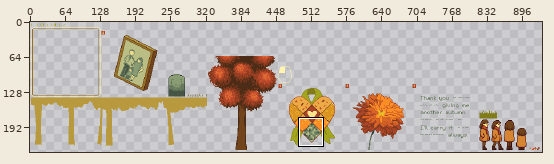
Sprite sheet -- assets/comfyjam1025.png. The first picture is a wide view before the edit; the outline marks the close-up.
Close-up. The starting point:
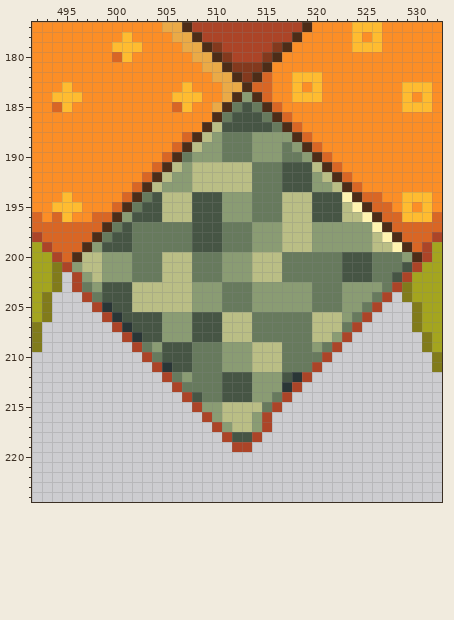
The file is 1024x256 pixels. Shown: x 492..532, y 177..224. The wide view leaves out empty margins. The commit also changed other parts of the picture, which this record leaves out.
And afterwards:
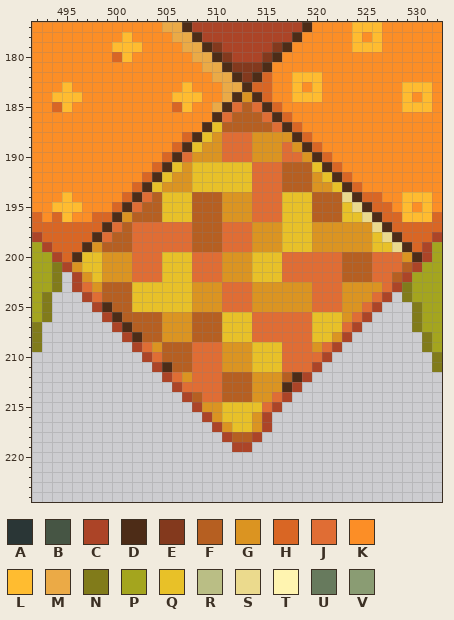
Palette (. is transparent): A #2a3636  B #465544  C #ac4427  D #4d2c17  E #83391d  F #b65f21  G #db9421  H #d96624  J #e06d34  K #fc8e26  L #ffbc30  M #ebaa46  N #817b1a  P #a4a51e  Q #e8c128  R #babe85  S #ebda8d  T #fff4b0  U #677a5d  V #8a9c73
Difference:
y 184: x 513 V -> G
y 185: x 512..514 UBU -> JFJ
y 186: x 511..515 UBBBU -> JFFFJ
y 187: x 510..516 RBBBBBU -> QFFFFFJ
y 188: x 509..517 RVUUUVVVV -> QGJJJGGGG
y 189: x 508..518 RVVUUUVVVUV -> QGGJJJGGGJG
y 190: x 507..519 UVVVUUUVVVUUV -> JGGGJJJGGGJJG
y 191: x 506..520 RVRRRRRRUUUBBBR -> QGQQQQQQJJJFFFQ
y 192: x 505..521 RVVRRRRRRUUUBBBVR -> QGGQQQQQQJJJFFFGQ
y 193: x 504..522 RVVVRRRRRRUUUBBBVVR -> QGGGQQQQQQJJJFFFGGQ
y 194: x 503..523 UBRRRBBBVVVUUURRRBBBT -> JFQQQFFFGGGJJJQQQFFFS
y 195: x 502..524 UBBRRRBBBVVVUUURRRBBBRT -> JFFQQQFFFGGGJJJQQQFFFQS
y 196: x 501..525 VBBBRRRBBBVVVUUURRRBBBRRT -> GFFFQQQFFFGGGJJJQQQFFFQQS
y 197: x 500..526 UBUUUUUUBBBUUUVVVRRRVVVVVVT -> JFJJJJJJFFFJJJGGGQQQGGGGGGS
y 198: x 499..527 UBBUUUUUUBBBUUUVVVRRRVVVVVVRT -> JFFJJJJJJFFFJJJGGGQQQGGGGGGQS
y 199: x 498..528 VBBBUUUUUUBBBUUUVVVRRRVVVVVVRRT -> GFFFJJJJJJFFFJJJGGGQQQGGGGGGQQS
y 200: x 497..529 RRVVVUUURRRUUUVVVRRRUUUUUUBBBUUUV -> QQGGGJJJQQQJJJGGGQQQJJJJJJFFFJJJG
y 201: x 496..529 VRRVVVUUURRRUUUVVVRRRUUUUUUBBBUUUB -> GQQGGGJJJQQQJJJGGGQQQJJJJJJFFFJJJF
y 202: x 497..528 VRVVVUUURRRUUUVVVRRRUUUUUUBBBUUB -> GQGGGJJJQQQJJJGGGQQQJJJJJJFFFJJF
y 203: x 497..527 UVBBBRRRRRRVVVUUUVVVVVVUUUVVVVU -> JGFFFQQQQQQGGGJJJGGGGGGJJJGGGGJ
y 204: x 498..526 UBBBRRRRRRVVVUUUVVVVVVUUUVVVU -> JFFFQQQQQQGGGJJJGGGGGGJJJGGGJ
y 205: x 499..525 ABBRRRRRRVVVUUUVVVVVVUUUVVU -> DFFQQQQQQGGGJJJGGGGGGJJJGGJ
y 206: x 500..524 ABBBBVVVBBBRRRUUUUUURRRVU -> DFFFFGGGFFFQQQJJJJJJQQQGJ
y 207: x 501..523 ABBBVVVBBBRRRUUUUUURRRU -> DFFFGGGFFFQQQJJJJJJQQQJ
y 208: x 502..522 ABBVVVBBBRRRUUUUUURRV -> DFFGGGFFFQQQJJJJJJQQG
y 209: x 503..521 UVBBBUUUVVVRRRUUUVU -> JGFFFJJJGGGQQQJJJGJ
y 210: x 504..520 UBBBUUUVVVRRRUUUU -> JFFFJJJGGGQQQJJJJ
y 211: x 505..519 ABBUUUVVVRRRUUU -> DFFJJJGGGQQQJJJ
y 212: x 506..518 UVUUUBBBVVVBA -> JGJJJFFFGGGFD
y 213: x 507..517 UUUUBBBVVVA -> JJJJFFFGGGD
y 214: x 508..516 BUUBBBVVU -> FJJFFFGGJ
y 215: x 509..515 VVRRRRU -> GGQQQQJ
y 216: x 510..514 VRRRV -> GQQQG
y 217: x 511..514 VRRV -> GQQG
y 218: x 512..513 BB -> FF
Where, in picture pixels (left, top, right, bottom), the same in both close-ups:
changed: (72, 92, 412, 442)
